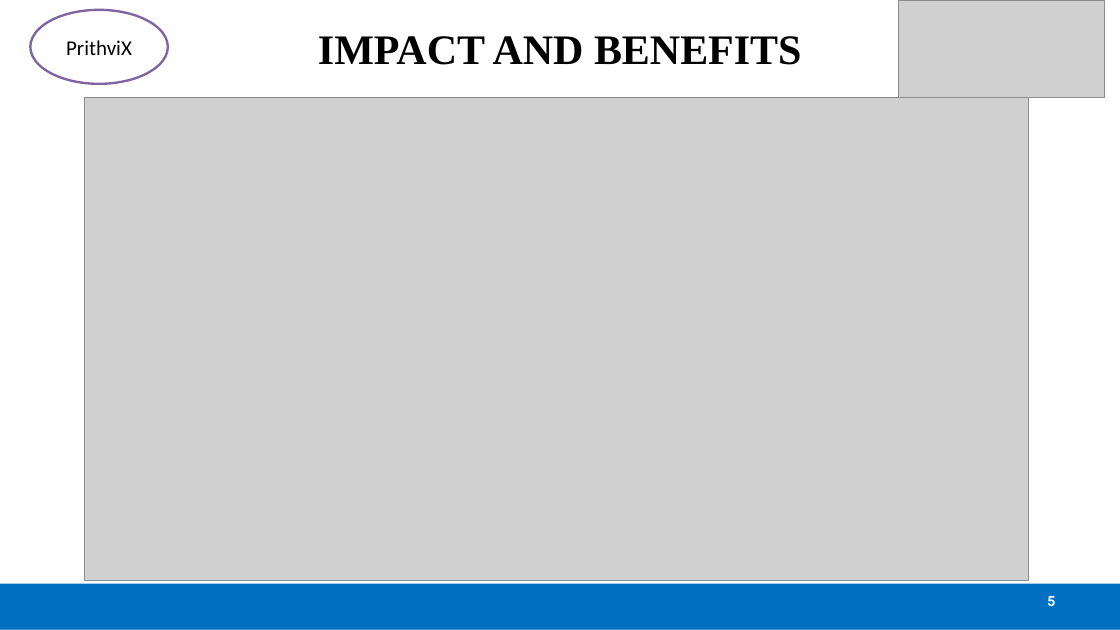
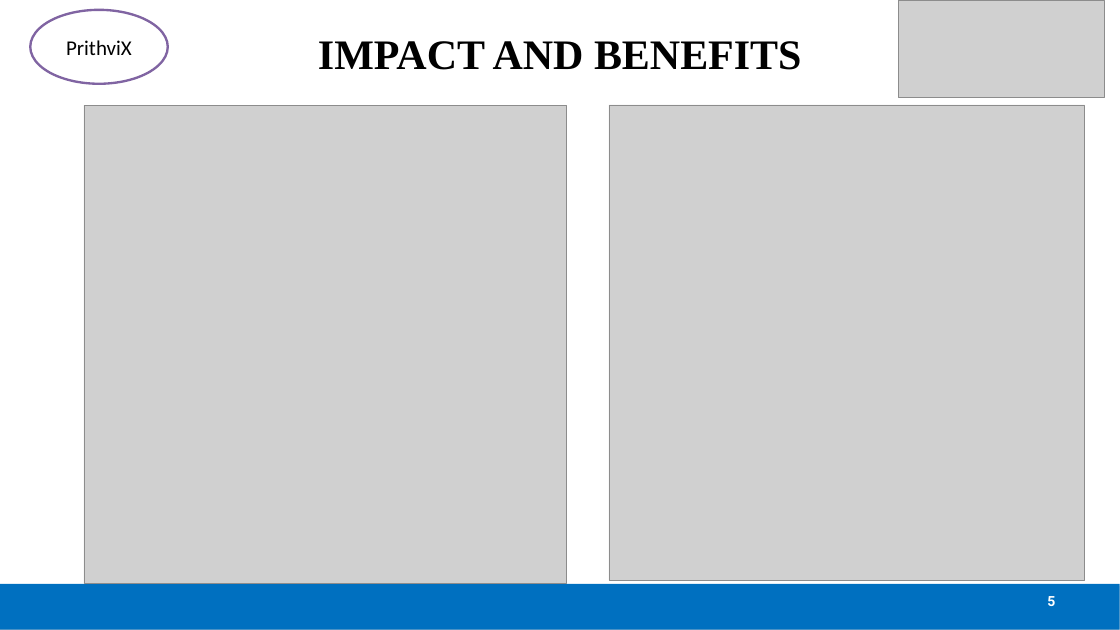
Before and after one commit to anushgs7/SIH-documentation, a slide deck: slide 5 of ppt/SIH2026-PrithviX.pptx. Drawn at 1120x630 pixels with LibreOffice and Linux fonts; fonts in the diff are those of the drawing; grey boxes stand for pictures. Boxes give left, top, right and bottom in pixels: in the first picture for what was removed or moved away, otherwise in the second. Text is boxed around its words. In the diff, an @@ line names an element or a change of style, - is before the commit and + after.

Commit message:
Revised PPT with image resources added

```diff
--- a/ppt/SIH2026-PrithviX.pptx
+++ b/ppt/SIH2026-PrithviX.pptx
@@ title "IMPACT AND BENEFITS": place and size @@
-title "IMPACT AND BENEFITS" at (318, 36, 802, 65)
+title "IMPACT AND BENEFITS" at (318, 41, 802, 70)
@@ picture: place and size @@
-picture at (84, 97, 1029, 581)
+picture at (84, 105, 567, 584)
@@ picture added at (609, 105, 1085, 581) @@
```
Also in this commit, not shown: 5 other slides changed, 6 other files.
